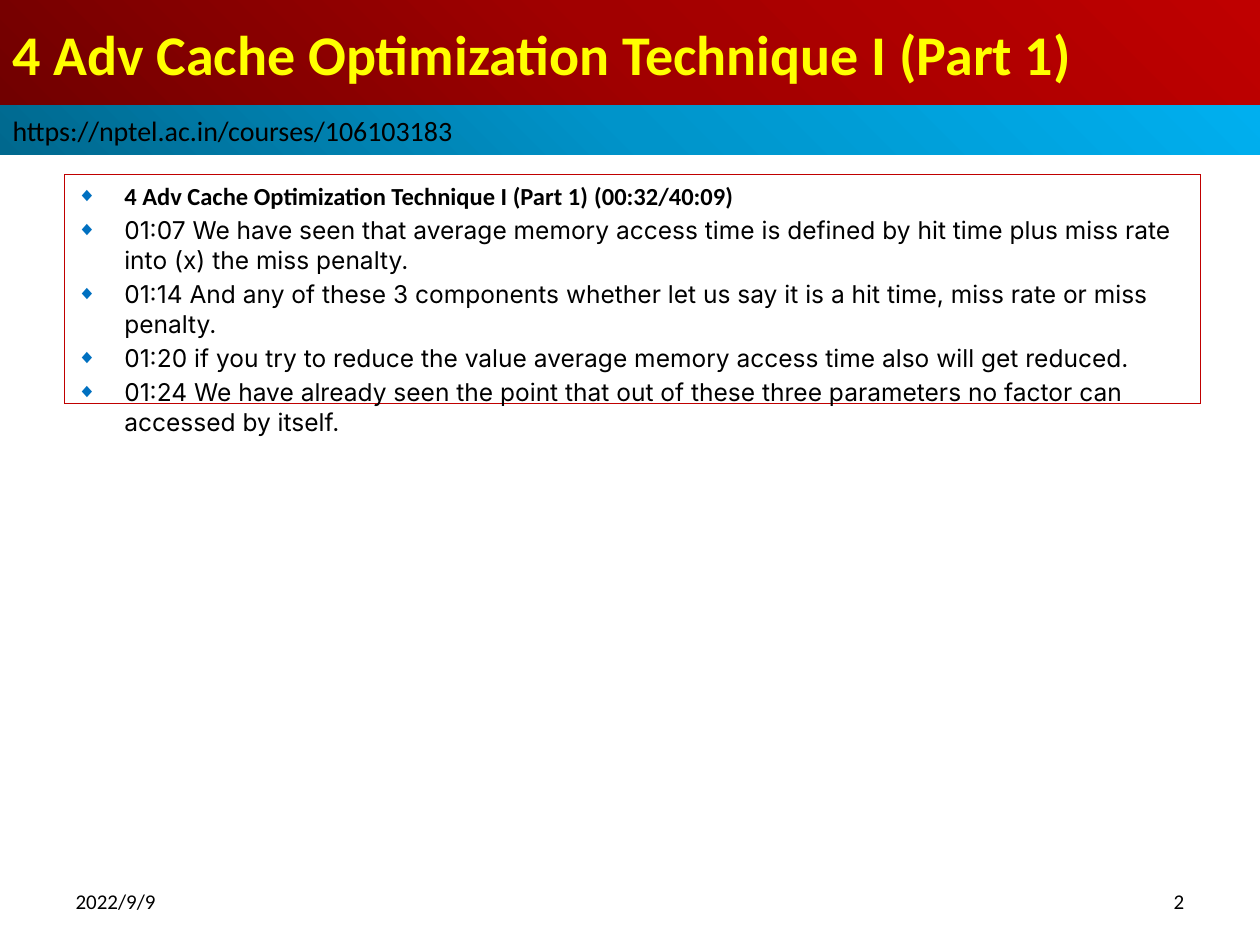
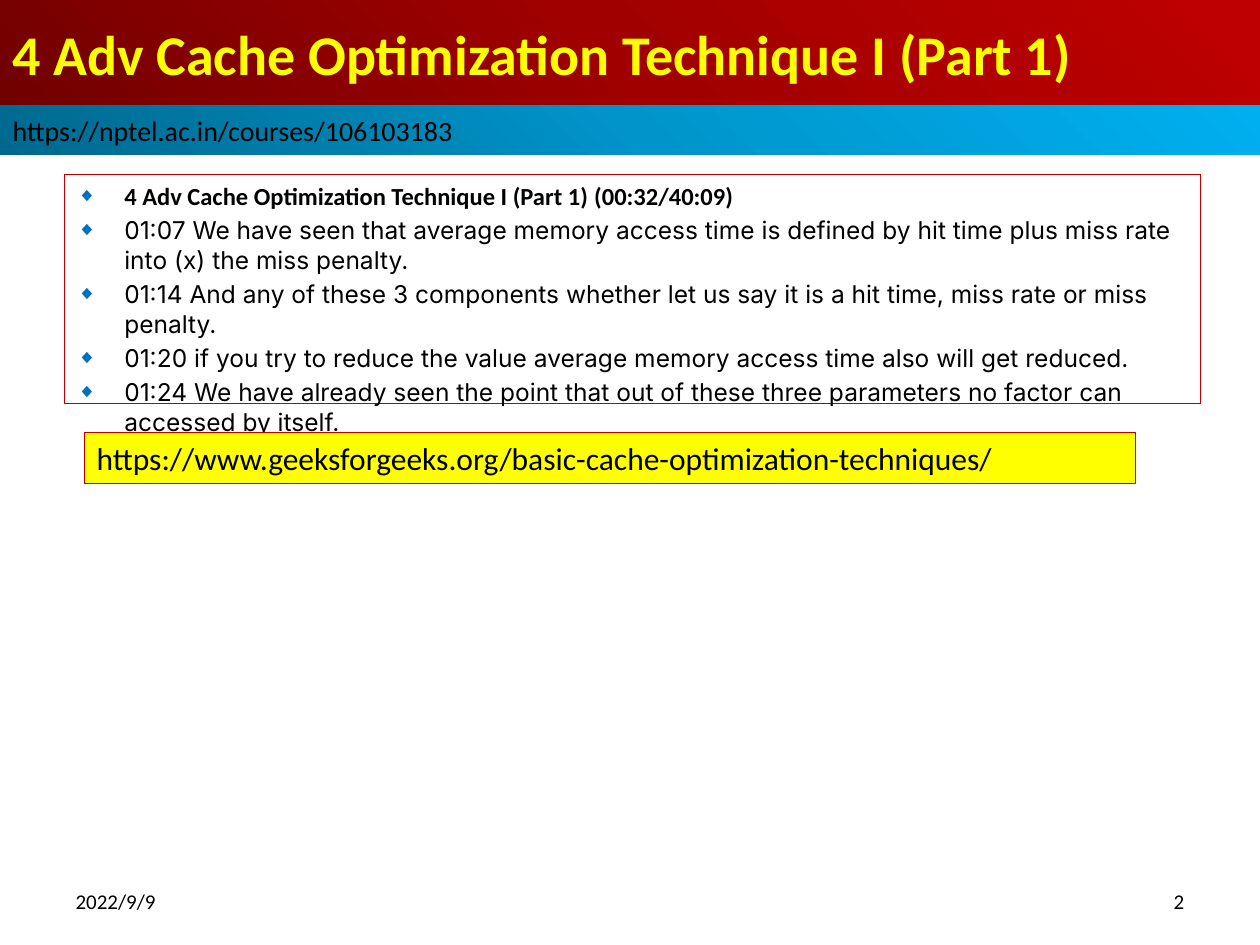
Before and after one commit to peterhchen/016_Gem5_HPC, a slide deck: slide 2 of 04_AdvCacheOpt_I_01.pptx. Drawn at 1260x945 pixels with LibreOffice and Linux fonts; fonts in the diff are those of the drawing. Boxes give left, top, right and bottom in pixels: in the first picture for what was removed or moved away, otherwise in the second. Text is boxed around its words. In the diff, an @@ line names an element or a change of style, - is before the commit and + after.

```diff
--- a/04_AdvCacheOpt_I_01.pptx
+++ b/04_AdvCacheOpt_I_01.pptx
@@ rectangle added at <box>84,433,1137,484</box>, fill #FFFF00, outline #C00000 0.75 pt, 18 pt, text #000000 @@
+https://www.geeksforgeeks.org/basic-cache-optimization-techniques/
```
Also in this commit, not shown: 3 other files.
